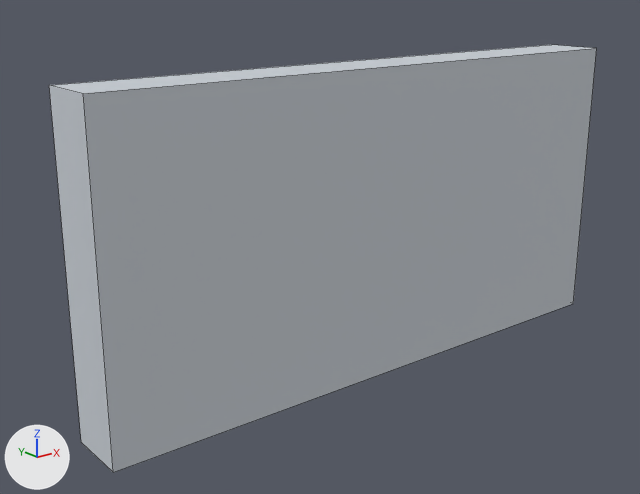
The FBX model Assets/Integrante4/Art/Grecia/grecia_wall.fbx, before and after one commit.
Before and after are seen from a camera (50 mm lens) standing at (-9.34, -10.31, 3.88) and looking at (-0.78, 0.38, -0.4). Every picture has the same lights, and +X, +Y and +Z are marked at lower left. The picture after the commit comes second. Mesh edges are drawn as thin lines.

Names of what the first picture shows: 'grecia_wall'.
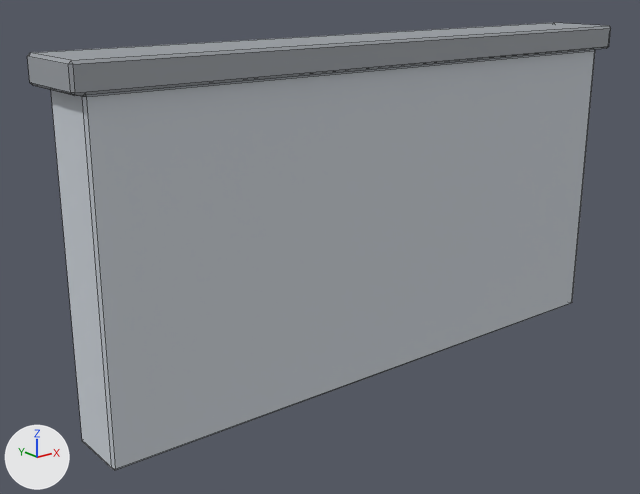
Where the change shows, as pixel boxes (x1, y1, x2, y2) in the pictures (640 x 494 px):
'grecia_wall', reshaped, turned
    before: (49, 45, 597, 472)
    after: (27, 23, 611, 470)

The change, as a list of edits to the scene's bpy script:
```text
Add mat_grecia_trim:
    mat_grecia_trim = principled_material('grecia_trim')
    mat_grecia_trim.base_color = (0.326, 0.348, 0.374)  # grey #9b9fa5
    mat_grecia_trim.roughness = 0.85
Change me_cubo_001:
    used by ob_grecia_wall; location = (0.0, 0.0, 0.0)
    remove me_cubo_001.from_pydata(...)  # 8 vertices, 6 faces; spans x -5.0..5.0, y -0.5..0.5, z -2.5..2.5
    add me_cubo_001.from_pydata(...)  # 48 vertices, 52 faces; spans x -5.2..5.2, y -2.5..2.9, z -0.65..0.65
    me_cubo_001 part 1: the whole mesh is rebuilt
    add me_cubo_001.materials.append(mat_grecia_trim)  # grey #9b9fa5
Change ob_grecia_wall:
    ob_grecia_wall.rotation_euler: (0.0, 0.0, 0.0) -> (1.571, 0.0, 0.0)  # degrees (0, 0, 0) -> degrees (90, 0, 0)
```
